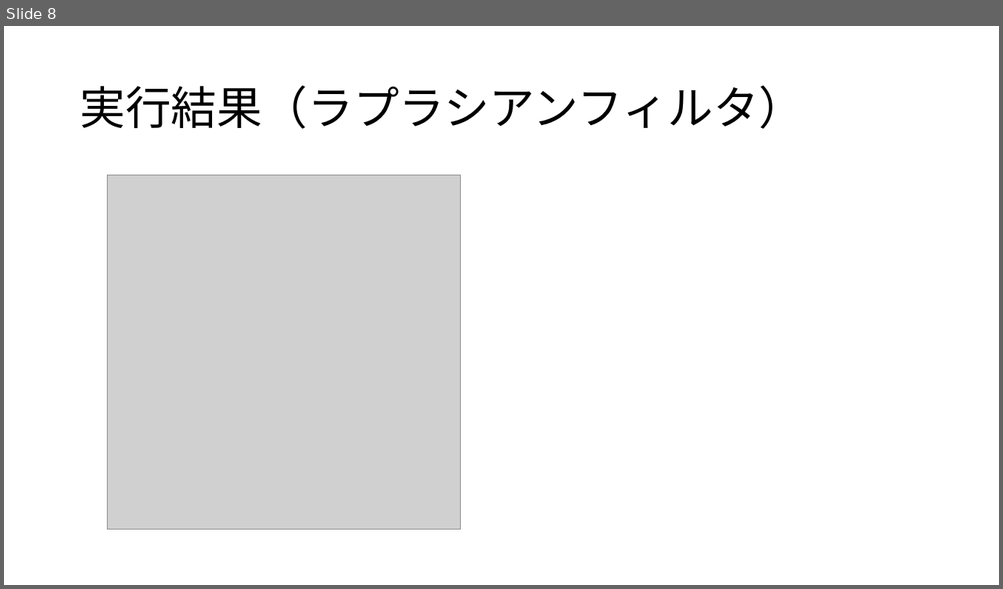
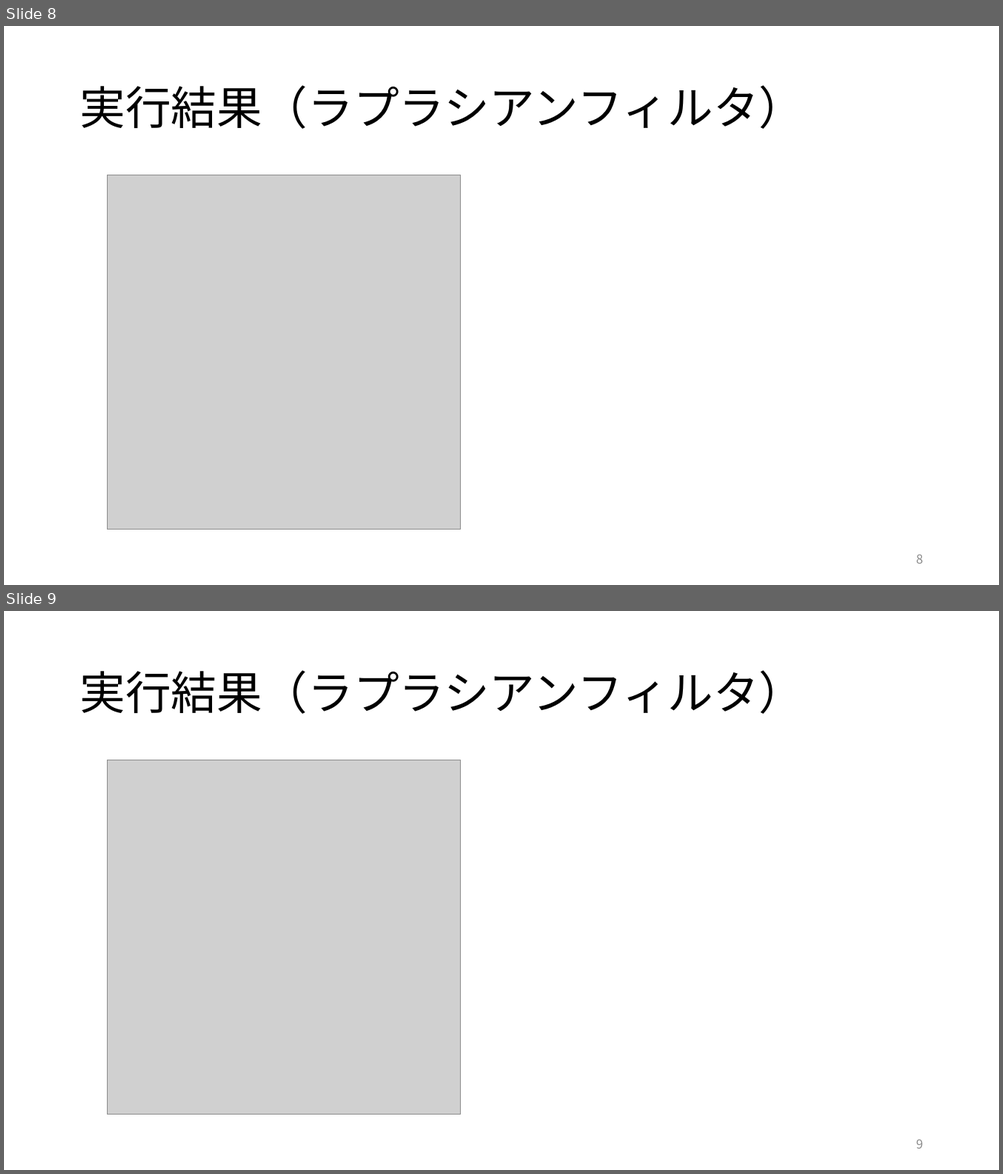
Before and after one commit to tamu0106/IN4_exp, a slide deck: exp_c/slide/実験C.pptx. Shown one above the other, each under a label of ours: slide 8 before the commit, slides 8 and 9 after it. The pictures are 1003x589 and 1003x1174 pixels, drawn with LibreOffice and Linux fonts; fonts in the diff are those of the drawing; grey boxes stand for pictures. Boxes give left, top, right and bottom in pixels: in the first picture for what was removed or moved away, otherwise in the second. Text is boxed around its words. In the diff, an @@ line names an element or a change of style, - is before the commit and + after.

```diff
--- a/exp_c/slide/実験C.pptx
+++ b/exp_c/slide/実験C.pptx
@@ slide 9 added at bbox=[4, 611, 999, 1170], background #FFFFFF @@
@@ title added at bbox=[79, 670, 804, 714], 44 pt, text #000000 @@
+実行結果（ラプラシアンフィルタ）
@@ picture added at bbox=[107, 760, 461, 1116] @@
@@ page number added at bbox=[916, 1139, 922, 1149], 12 pt, text #8C8C8C @@
+9
@@ slide 8 changed as well @@
@@ page number added at bbox=[916, 554, 922, 564], 12 pt, text #8C8C8C @@
+8
```
Also in this commit, not shown: 6 other slides changed, 3 other slides added, 1 slide removed, 5 other files.
